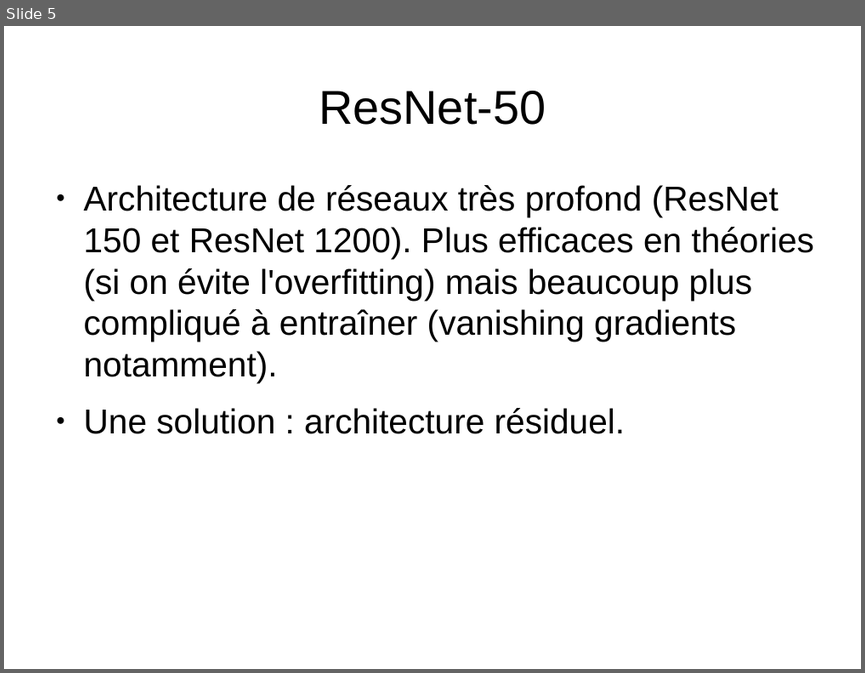
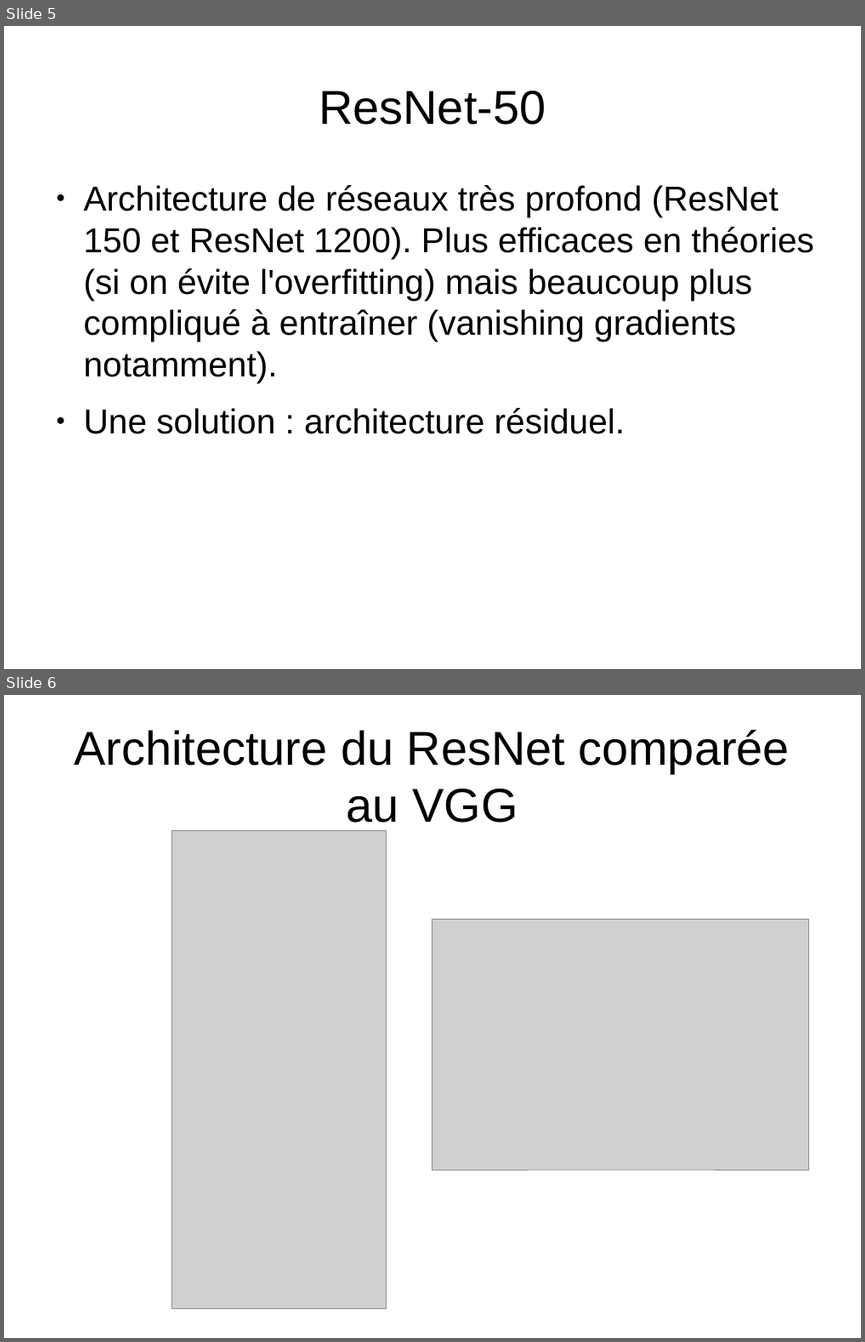
Before and after one commit to tonioecto/psc-profondeur, a slide deck: psc-article/ppt présentation proposition amélioration modèle.odp. Shown one above the other, each under a label of ours: slide 5 before the commit, slides 5 and 6 after it. The pictures are 865x673 and 865x1342 pixels, drawn with LibreOffice and Linux fonts; fonts in the diff are those of the drawing; grey boxes stand for pictures. Boxes give left, top, right and bottom in pixels: in the first picture for what was removed or moved away, otherwise in the second. Text is boxed around its words. In the diff, an @@ line names an element or a change of style, - is before the commit and + after.

```diff
--- a/psc-article/ppt présentation proposition amélioration modèle.odp
+++ b/psc-article/ppt présentation proposition amélioration modèle.odp
@@ slide 6 added at (x1=4, y1=695, x2=861, y2=1338), background #FFFFFF @@
@@ title added at (x1=75, y1=730, x2=789, y2=823), 44 pt, text #000000 @@
+Architecture du ResNet comparée au VGG
@@ picture added at (x1=172, y1=831, x2=387, y2=1309) @@
@@ picture added at (x1=432, y1=919, x2=810, y2=1170) @@
```
Also in this commit, not shown: 2 slides changed, 4 other slides added, 3 slides removed, 6 other files.
